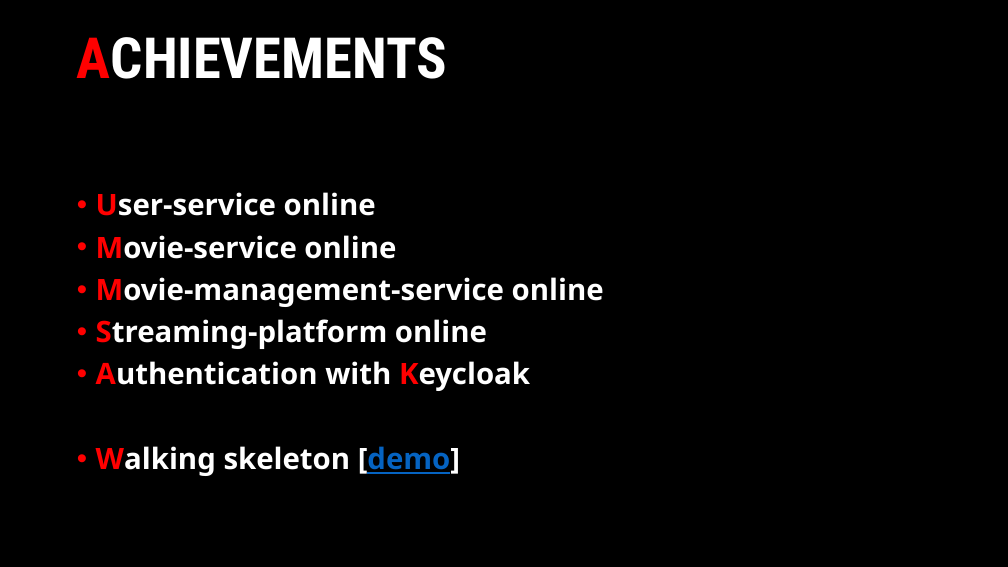
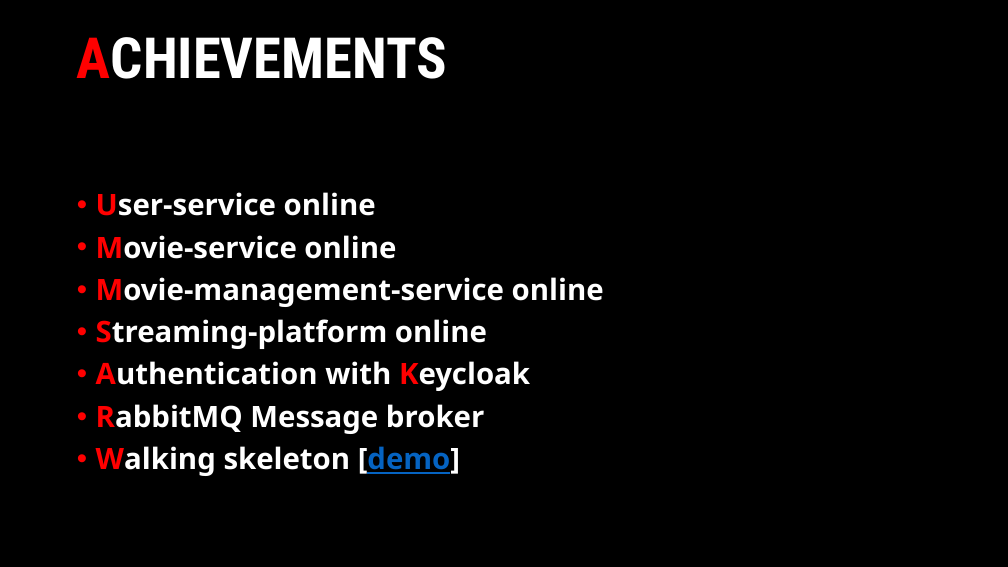
Before and after one commit to Netflix-Clone-MicFlix/Documentation, a slide deck: slide 4 of Sprint presentations/Individual_Project-Sprint2.pptx. Drawn at 1008x567 pixels with LibreOffice and Linux fonts; fonts in the diff are those of the drawing. Boxes give left, top, right and bottom in pixels: in the first picture for what was removed or moved away, otherwise in the second. Text is boxed around its words. In the diff, an @@ line names an element or a change of style, - is before the commit and + after.

```diff
--- a/Sprint presentations/Individual_Project-Sprint2.pptx
+++ b/Sprint presentations/Individual_Project-Sprint2.pptx
@@ text at box(96, 404, 484, 434): paragraph added @@
+• RabbitMQ Message broker
```
Also in this commit, not shown: 2 other slides changed.
